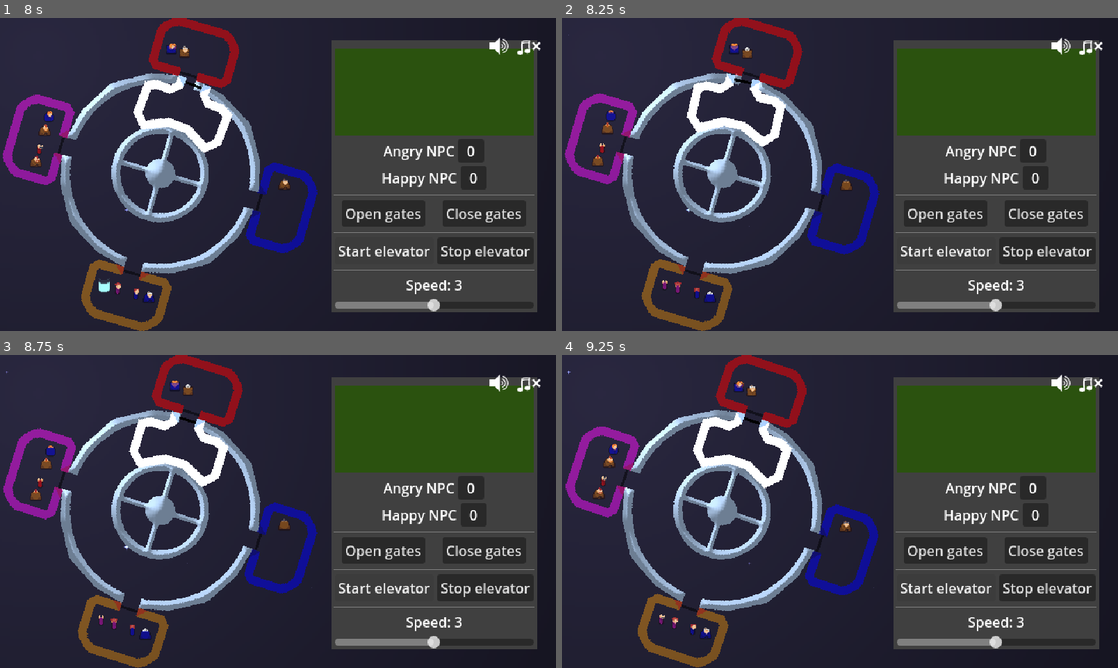
Above: before the commit, frames 1-4 (two rows, left to right).
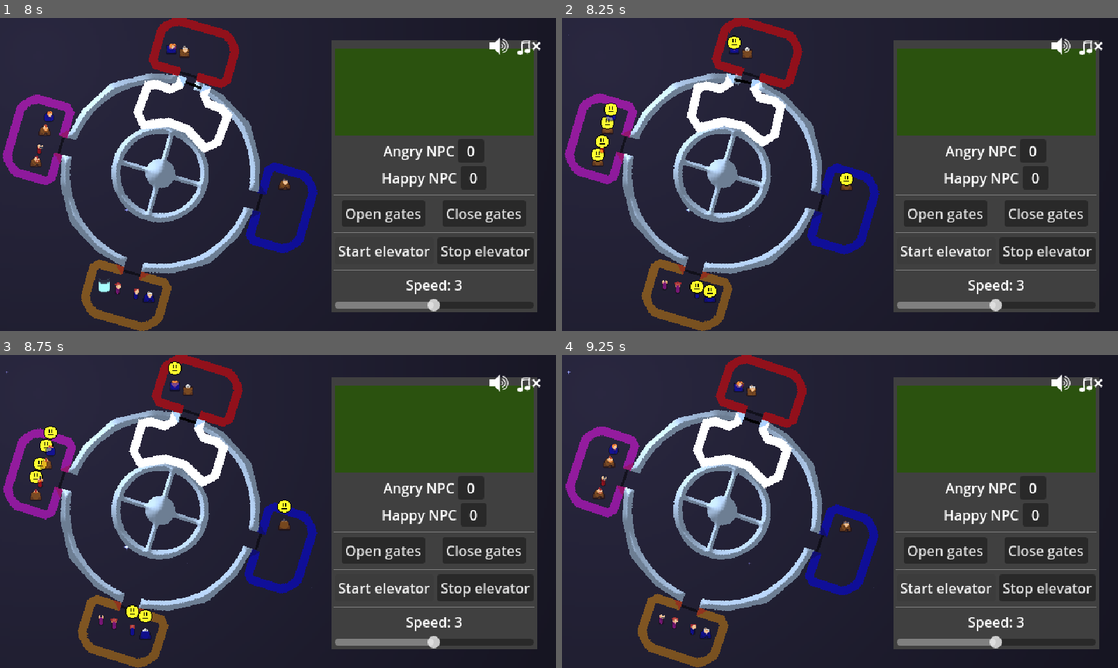
Above: after the commit, the same moments.

Repository: tehelka-gamedev/gmtk-2025
Game: Godot game, scene res://main.tscn
The game is run twice, just before and just after one commit, with the same random seed, the same clock (stepped at 60 frames per second) and the same inputs. The engine's default icon, where the game draws it, is replaced by a stand-in: a white triangle on a blue panel in a dark square. Sound files missing from this copy of the repository are replaced by a short silence.
Inputs:
- Up to frame 1 (8 s): click "Start elevator" at 0.5 s; click "Start elevator" at 1.25 s; tap Enter (open_door) at 2, 2.85, 4.35, 5.85, 7.35 s; hold Right (ui_right) 2.03-2.78 s; tap Space (elevator_toggle_movement) every 1.5 s from 2.1 to 6.6 s; hold Down (ui_down) 2.78-3.53 s; hold Right (ui_right) 3.53-4.28 s; hold Up (ui_up) 4.28-5.03 s; hold Left (ui_left) 5.03-6.53 s; hold Down (ui_down) 6.53-7.28 s; hold Right (ui_right) from 7.28 s (still down)
- Up to frame 2 (8.25 s): release Right (ui_right) at 8.03 s; hold Up (ui_up) from 8.03 s (still down); tap Space (elevator_toggle_movement) at 8.1 s
- Up to frame 3 (8.75 s): keep holding Up (ui_up)
- Up to frame 4 (9.25 s): release Up (ui_up) at 8.78 s; hold Right (ui_right) from 8.78 s (still down); tap Enter (open_door) at 8.85 s

Frame 1 is identical in both runs. In frame 2, 0.7% of the frame differs, in the area x 5-53%, y 5-90%; in frame 3, 0.7%; in frame 4, nothing differs.

Commit message:
add mood to npc

Diff:
--- a/godot/objects/npc/npc.gd
+++ b/godot/objects/npc/npc.gd
@@ -14,6 +14,11 @@
         _skin.set_color_to(Enum.color_enum_to_rgb(color))
 @export var slot:Slot = null
 
+@export_category("Editor variables")
+@export var mood_gauge: MoodGauge = null
+@export var emoji_position: Marker2D = null
+@export var emoji_scene: PackedScene = null
+
 ## If true, will queue_free() after reaching its point
 var exiting: bool = false
 
@@ -21,9 +26,21 @@
 @onready var _teleport_animation: AnimatedSprite2D = $TeleportAnimation
 @onready var animation_player: AnimationPlayer = $AnimationPlayer
 
-
 func _ready() -> void:
     animation_player.play("spawn")
+    if mood_gauge == null:
+        return
+    mood_gauge.set_mood_state(MoodGauge.MoodState.CALM, false)
+    mood_gauge.mood_state_changed.connect(_on_mood_state_changed)
+
+
+func _on_mood_state_changed(_old_mood_state: MoodGauge.MoodState, new_mood_state: MoodGauge.MoodState) -> void:
+    var emoji: EmojiMood = emoji_scene.instantiate()
+    emoji_position.add_child(emoji)
+
+    var briefly: bool = new_mood_state != MoodGauge.MoodState.ANGRY
+    emoji.set_mood(new_mood_state, briefly)
+
 
 
 func go_to_slot(s: Slot) -> void:
--- a/godot/objects/npc/npc.tscn
+++ b/godot/objects/npc/npc.tscn
@@ -1,11 +1,13 @@
-[gd_scene load_steps=23 format=3 uid="uid://bttrvcujvlunr"]
+[gd_scene load_steps=25 format=3 uid="uid://bttrvcujvlunr"]
 
 [ext_resource type="Script" uid="uid://dgl1kfwtsbpp4" path="res://objects/npc/npc.gd" id="1_rn7i7"]
 [ext_resource type="PackedScene" uid="uid://mc17i3n0ujcj" path="res://objects/npc/skin.tscn" id="2_aqpri"]
+[ext_resource type="PackedScene" uid="uid://dnyhuy5b8npld" path="res://sprites/npc_moods/emoji_mood.tscn" id="2_m6gh1"]
 [ext_resource type="Script" uid="uid://bfabaymcuhp74" path="res://utils/state_machine/state_machine.gd" id="2_rn7i7"]
 [ext_resource type="Script" uid="uid://chs00o4pldxek" path="res://states/idle_state.gd" id="3_aqpri"]
 [ext_resource type="Script" uid="uid://h0sp5pu5a2io" path="res://states/move_to_state.gd" id="4_m6gh1"]
 [ext_resource type="Texture2D" uid="uid://baeo0kp17u8pc" path="res://sprites/teleportanimation.png" id="6_aqpri"]
+[ext_resource type="Script" uid="uid://bteouqmd6vc7b" path="res://objects/mood_gauge.gd" id="8_qs0fi"]
 
 [sub_resource type="AtlasTexture" id="AtlasTexture_m6gh1"]
 atlas = ExtResource("6_aqpri")
@@ -173,13 +175,19 @@
 &"spawn": SubResource("Animation_aqpri")
 }
 
-[node name="NPC" type="Node2D" node_paths=PackedStringArray("_skin")]
+[node name="NPC" type="Node2D" node_paths=PackedStringArray("_skin", "mood_gauge", "emoji_position")]
 script = ExtResource("1_rn7i7")
 _skin = NodePath("Pivot/Skin")
+mood_gauge = NodePath("MoodGauge")
+emoji_position = NodePath("Pivot/EmojiPosition")
+emoji_scene = ExtResource("2_m6gh1")
 
 [node name="Pivot" type="Node2D" parent="."]
 
 [node name="Skin" parent="Pivot" instance=ExtResource("2_aqpri")]
+
+[node name="EmojiPosition" type="Marker2D" parent="Pivot"]
+position = Vector2(0, -8)
 
 [node name="StateMachine" type="Node" parent="." node_paths=PackedStringArray("state")]
 script = ExtResource("2_rn7i7")
@@ -203,3 +211,8 @@
 &"": SubResource("AnimationLibrary_qs0fi")
 }
 autoplay = "spawn"
+
+[node name="MoodGauge" type="Node2D" parent="."]
+script = ExtResource("8_qs0fi")
+regen_per_tick = -5.0
+metadata/_custom_type_script = "uid://bteouqmd6vc7b"
--- a/godot/scripts/game_manager.gd
+++ b/godot/scripts/game_manager.gd
@@ -42,6 +42,14 @@
     _control_panel.stop_elevator_pressed.connect(elevator.on_stop_elevator)
 
 
+func _on_npc_mood_state_changed(old_mood_state: MoodGauge.MoodState, new_mood_state: MoodGauge.MoodState) -> void:
+    if new_mood_state == MoodGauge.MoodState.ANGRY:
+        _angry_npc_count += 1
+        _control_panel.set_angry_npc_count(_angry_npc_count)
+    if old_mood_state == MoodGauge.MoodState.ANGRY:
+        _angry_npc_count -= 1
+        _control_panel.set_angry_npc_count(_angry_npc_count)
+
 func _spawn_npc() -> void:
     var non_full_rooms: Array[Room] = []
     for room: Room in rooms:
@@ -64,6 +72,8 @@
     var slot: Slot = random_room.slot_manager.get_first_available_slot()
     random_room.add_npc_inside(npc, slot)
     npc.go_to_slot(slot)
+
+    npc.mood_gauge.mood_state_changed.connect(_on_npc_mood_state_changed)
 
 func _on_elevator_door_opened() -> void:
     var snapped_room: Room = elevator.get_snapped_room()
